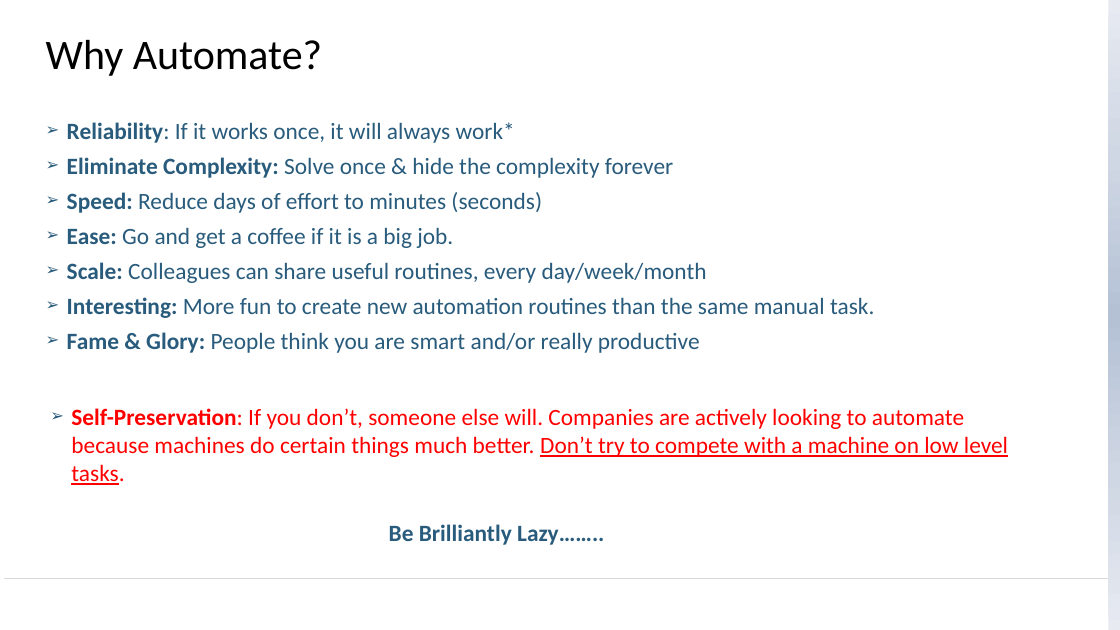
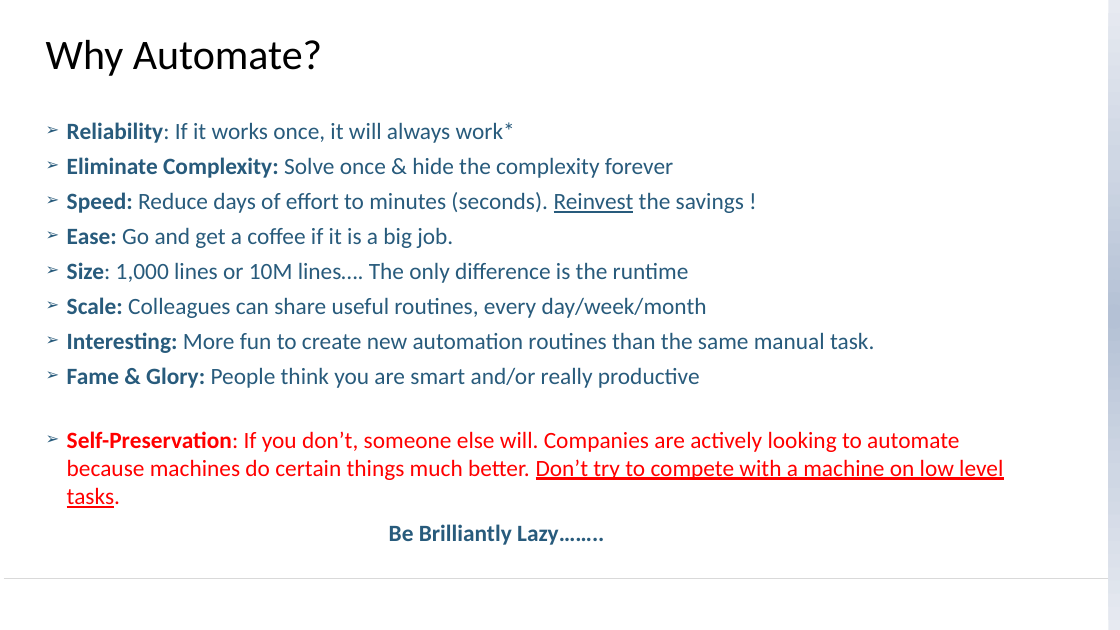
Before and after one commit to newtpm/iia-birmingham, a slide deck: slide 4 of Bravery - Brilliantly Lazy (Automation).pptx (slide 5 before the commit). Drawn at 1120x630 pixels with LibreOffice and Linux fonts; fonts in the diff are those of the drawing; background and template pictures are left out. Boxes give left, top, right and bottom in pixels: in the first picture for what was removed or moved away, otherwise in the second. Text is boxed around its words. In the diff, an @@ line names an element or a change of style, - is before the commit and + after.

```diff
--- a/Bravery - Brilliantly Lazy (Automation).pptx
+++ b/Bravery - Brilliantly Lazy (Automation).pptx
@@ text at box(67, 192, 744, 213): text changed @@
-➢ Speed: Reduce days of effort to minutes (seconds)
+➢ Speed: Reduce days of effort to minutes (seconds). Reinvest the savings !
@@ text at box(67, 262, 689, 283): paragraph added @@
+➢ Size: 1,000 lines or 10M lines…. The only difference is the runtime
@@ text "Self-Preservation: If you don’t, someone ...": place and size @@
-text "Self-Preservation: If you don’t, someone ..." at box(71, 408, 1008, 457)
+text "Self-Preservation: If you don’t, someone ..." at box(67, 431, 1003, 480)
```
Also in this commit, not shown: 4 other slides changed, 1 slide added, 4 slides removed, 4 other files.
